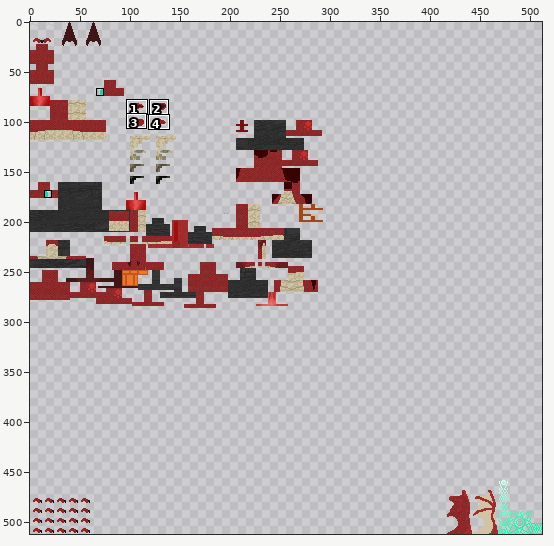
One commit to this sprite sheet: src/test/resources/Zakari_Levica_newborn.png. Above, an overview of the earlier version with the close-up marked.
Close-up. Before the commit:
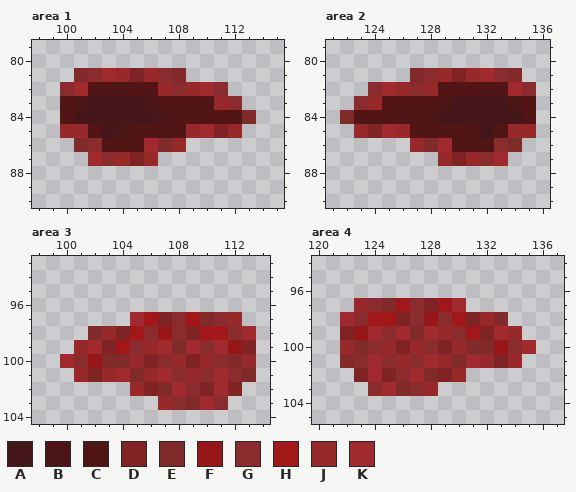
The file is 512x512 pixels. Colours within 5 levels of each other are drawn and written as one. Shown: area 1: x 98..115, y 79..90; area 2: x 121..136, y 79..90; area 3: x 98..114, y 93..104; area 4: x 120..137, y 94..105. The commit also changed other parts of the picture, which this record leaves out.
Palette (. is transparent): A #451619  B #4c1516  C #521516  D #802324  E #802a2a  F #971618  G #8a2c2e  H #a1171a  J #97292a  K #a02a2e
The same view after the edit:
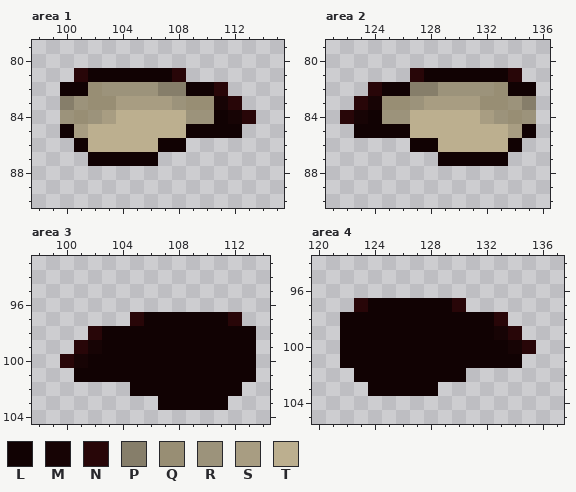
Colours new in this view: L #110203  M #170405  N #280608  P #867e6a  Q #988e74  R #9c937b  S #a89d82  T #bcaf8f
The exact change:
colour G: #8a2c2e -> #881a1b
Changed rows in their new state; - is a pixel that keeps its letter.
Area 1:
first column x 100:
81 -NLLLLLLN-----
82 LLQRRRRPPLLN--
83 PRQQSSSSRQQMN-
84 RQRSTTTTTRRLMN
85 LSTTTTTTTLLLL-
86 -LTTTTTLL-----
87 --LLLLL-------
Area 2:
first column x 122:
81 -----NLLLLLLN-
82 --NLLPPRRRRQLL
83 -NMQQRSSSSQQRP
84 NMLRRTTTTTSRQR
85 -LLLLTTTTTTTSL
86 -----LLTTTTTL-
87 -------LLLLL--
Area 3:
first column x 100:
 97 -----NLLLLLLN-
 98 --NLLLLLLLLLLL
 99 -NMLLLLLLLLLLL
100 NMLLLLLLLLLLLL
101 -LLLLLLLLLLLLL
102 -----LLLLLLLL-
103 -------LLLLL--
Area 4:
first column x 122:
 97 -NLLLLLLN-----
 98 LLLLLLLLLLLN--
 99 LLLLLLLLLLLMN-
100 LLLLLLLLLLLLMN
101 LLLLLLLLLLLLL-
102 -LLLLLLLL-----
103 --LLLLL-------
Boxes around the changes in both close-ups, in picture pixels (x1, y1, x2, y2):
changed: (60, 68, 256, 166)
changed: (340, 68, 536, 166)
changed: (60, 312, 256, 410)
changed: (340, 298, 536, 396)
